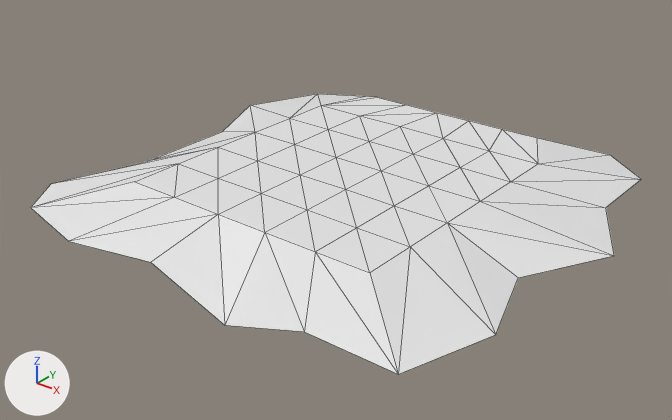
Before and after pictures for a commit that changed the OBJ model ld31_onescreen/assets/gameboard_5x5.obj.
Before and after are seen from a 50 mm camera at (9.25, -11.69, 6.5) aimed at (0.08, -0.24, -0.61). Arrows for +X, +Y and +Z are at lower left; the lights stay in place. Mesh edges are drawn as thin lines. Where no turn or scale is listed for an object, it has been applied to the vertices. Vertices at the same position are counted once.

Objects in the first picture: 'Grid_Grid.001'.
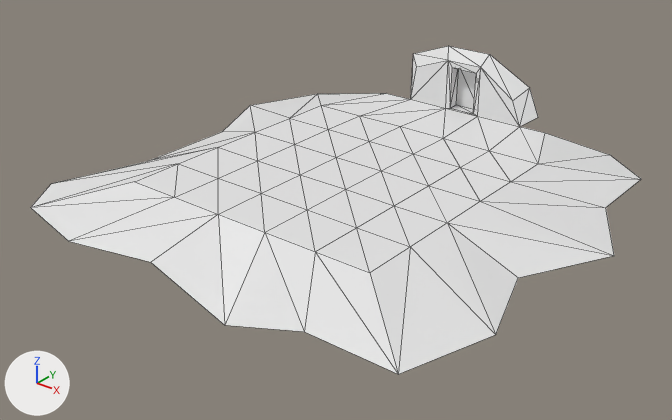
The change, as a list of edits to the scene's bpy script:
```text
Change me_grid_grid_001:
    used by ob_grid_grid_001; location = (0.0, 0.0, 0.0)
    remove me_grid_grid_001.from_pydata(...)  # 60 vertices, 94 faces; spans x -4.45..4.7, y -4.1..4.66, z -0.92..0.0
    add me_grid_grid_001.from_pydata(...)  # 78 vertices, 126 faces; spans x -4.45..4.7, y -4.1..4.66, z -0.92..1.26
    me_grid_grid_001 part 1
    3 vertices are removed from x -1.13..1.13, y 3.63, z 0.0
    10 faces are deleted
    3 vertices in x -1.89..1.89, y 3.63, z 0.0 move by (0.0, 0.33, 0.0)
    21 vertices are added at x -1.34..1.63, y 3.96..4.21, z 0.0..1.26
    42 new faces join them
```

Changed parts and their boxes [x1, y1, x2, y2] in the pictures (672 x 420 px):
'Grid_Grid.001', reshaped (17% taller): before [31, 94, 641, 374]; after [31, 46, 641, 374]
part 1 of me_grid_grid_001, built on: before [318, 94, 609, 164]; after [318, 46, 609, 164]
